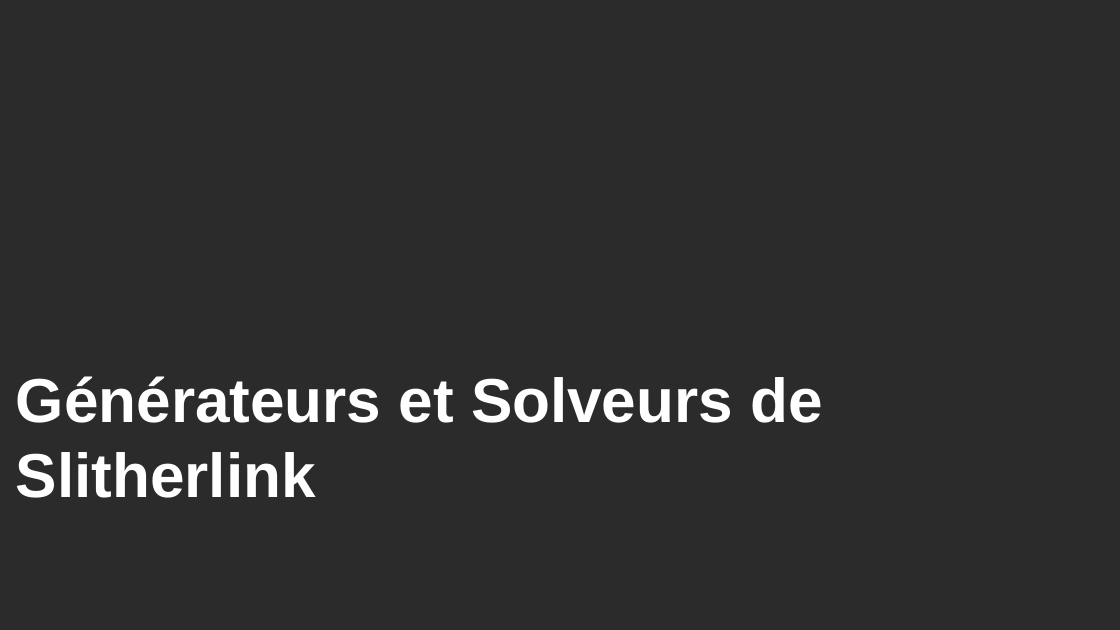
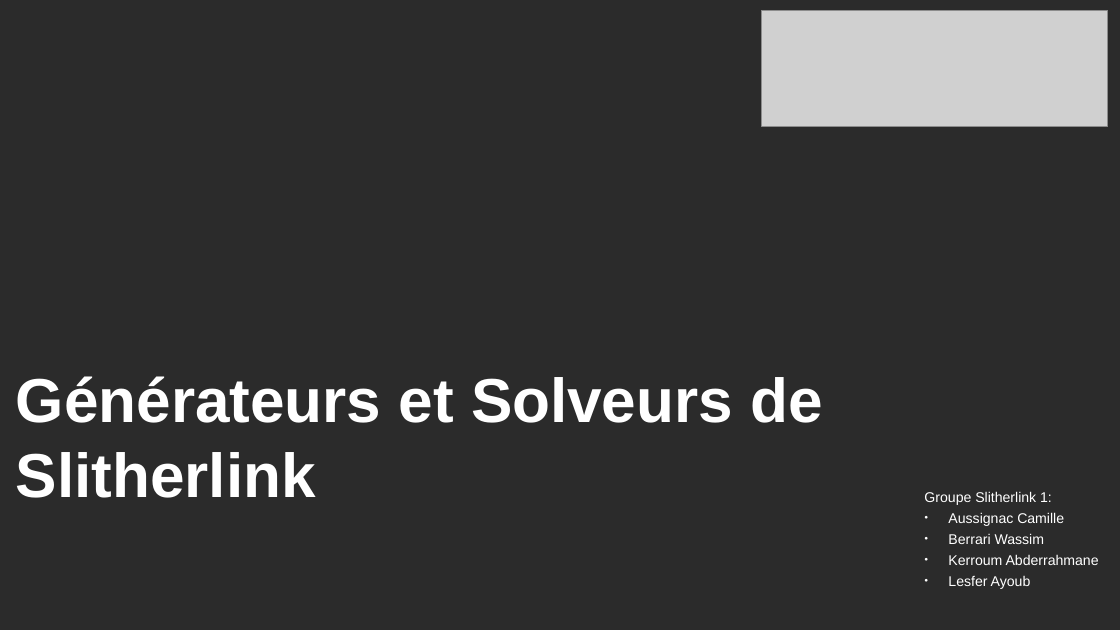
Before and after one commit to Aquaj/slitherlink-solver, a slide deck: slide 1 of slitherlink/doc/Presentation.odp. Drawn at 1120x630 pixels with LibreOffice and Linux fonts; fonts in the diff are those of the drawing; grey boxes stand for pictures; background and template pictures are left out; a plain dark background stands for a picture behind light text. Boxes give left, top, right and bottom in pixels: in the first picture for what was removed or moved away, otherwise in the second. Text is boxed around its words. In the diff, an @@ line names an element or a change of style, - is before the commit and + after.

```diff
--- a/slitherlink/doc/Presentation.odp
+++ b/slitherlink/doc/Presentation.odp
@@ picture added at (x1=762, y1=10, x2=1108, y2=127) @@
@@ text added at (x1=924, y1=491, x2=1099, y2=589), 10 pt, text #FFFFFF @@
+Groupe Slitherlink 1:
+● Aussignac Camille
+● Berrari Wassim
+● Kerroum Abderrahmane
+● Lesfer Ayoub
```
Also in this commit, not shown: 15 other slides changed, 5 slides added, 3 slides removed.
